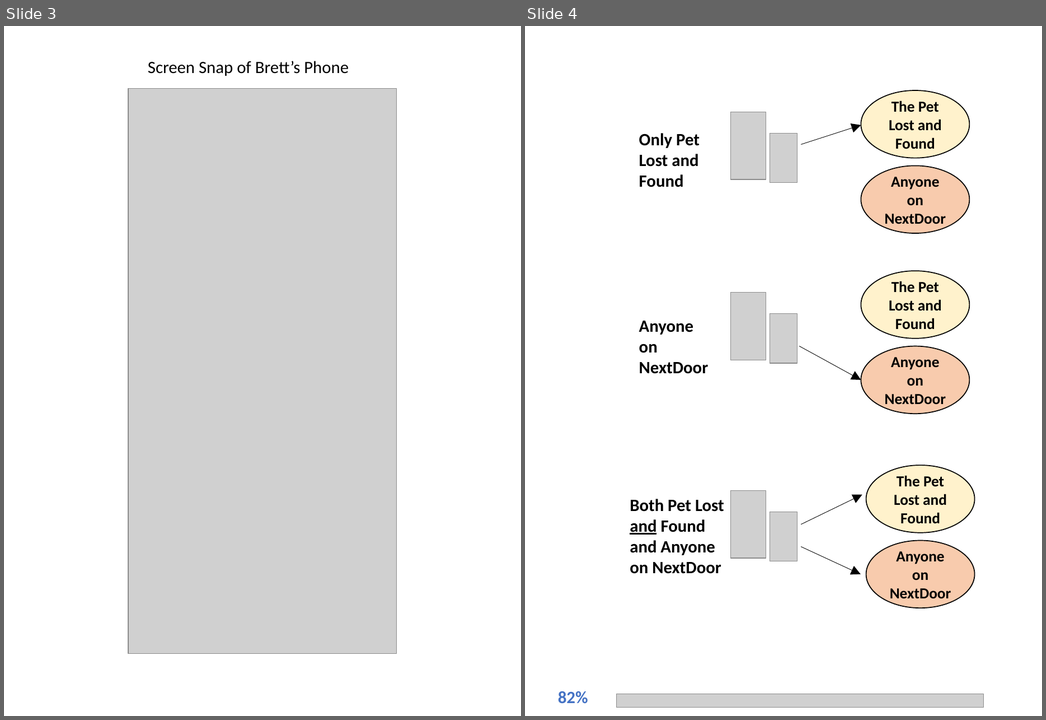
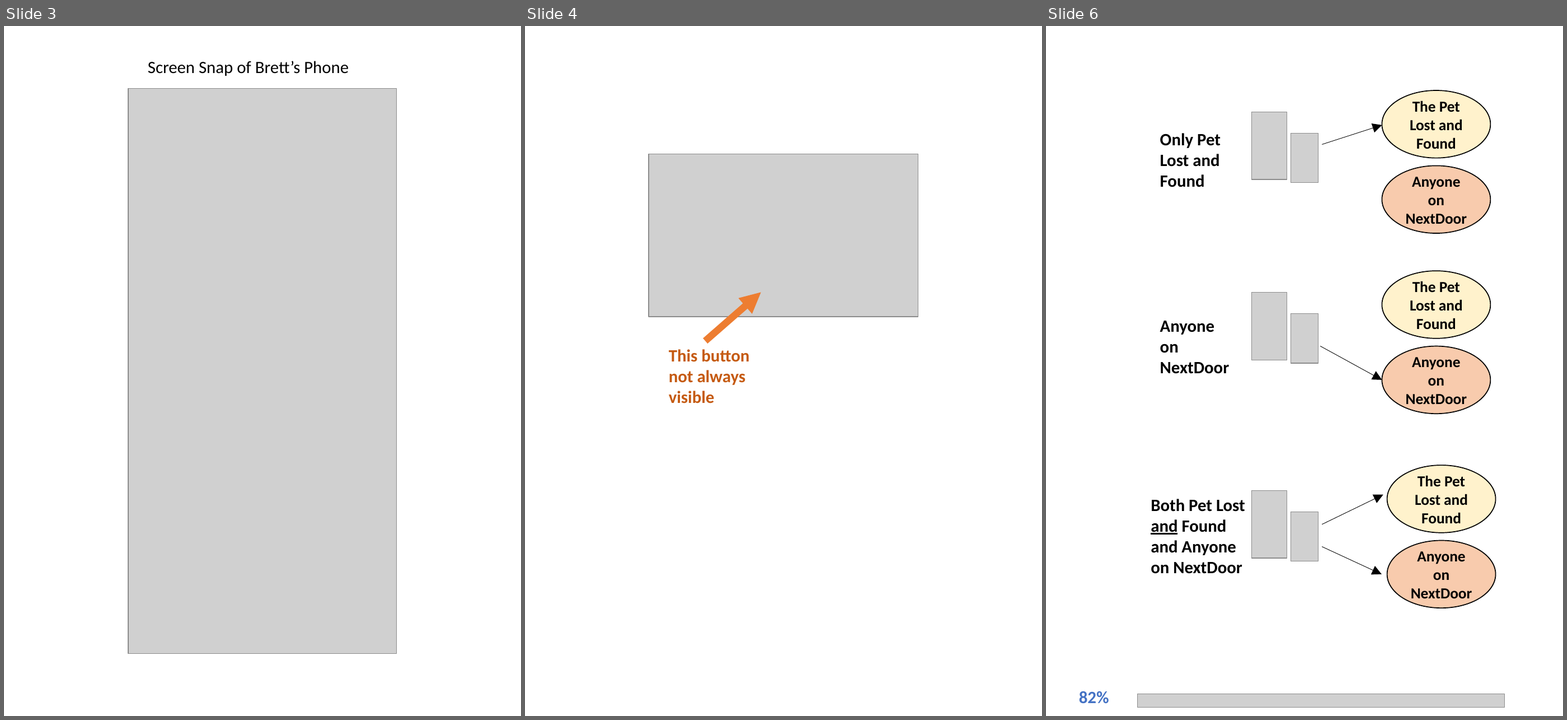
Before and after one commit to nbk5876/nbk5876.github.io, a slide deck: image/howToPost.pptx. Shown side by side, each under a label of ours: slides 3 and 4 before the commit, slides 3, 4 and 6 after it; the slides between them are not shown. The pictures are 1046x720 and 1567x720 pixels, drawn with LibreOffice and Linux fonts; fonts in the diff are those of the drawing; grey boxes stand for pictures. Boxes give left, top, right and bottom in pixels: in the first picture for what was removed or moved away, otherwise in the second. Text is boxed around its words. In the diff, an @@ line names an element or a change of style, - is before the commit and + after.

```diff
--- a/image/howToPost.pptx
+++ b/image/howToPost.pptx
@@ slide 4 added at (525, 26, 1042, 716), background #FFFFFF @@
@@ picture added at (649, 154, 918, 317) @@
@@ arrow added from (706, 341) to (761, 293), #ED7D31 7.25 pt @@
@@ text added at (669, 349, 750, 403), 18 pt, text #C55A11, bold @@
+This button not always visible
@@ what was slide 4 is now slide 6 @@
```
Also in this commit, not shown: 1 other slide added.
